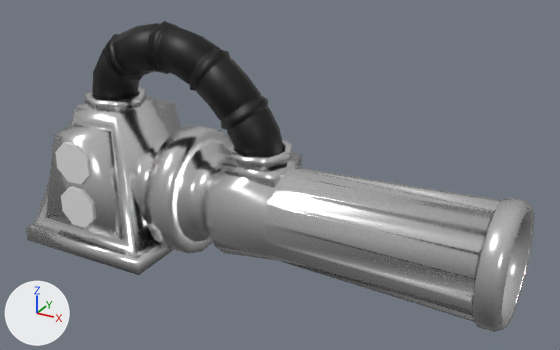
One commit to the Blender file godot/assets/Platers/Sucker/Sucker.blend: the scene before it, then after it.
Before and after are seen from a 50 mm camera at (4.96, -8.47, 4.97) aimed at (0.28, 0.04, 0.72). Every picture has the same lights, and +X, +Y and +Z are marked at lower left.

Script lines for the objects in view, before the commit:
```python
ob_cylinder = bpy.data.objects.new('Cylinder', me_cylinder_004)
ob_cylinder.location = (0.0, 0.0, -1.267)
ob_cylinder.scale = (0.333, 0.333, 0.377)
ob_cylinder_001 = bpy.data.objects.new('Cylinder.001', me_cylinder_001)
ob_cylinder_001.location = (0.0, 0.0, -1.329)
ob_cylinder_001.scale = (0.628, 0.628, 0.345)
ob_cylinder_002 = bpy.data.objects.new('Cylinder.002', me_cylinder_003)
ob_cylinder_002.location = (0.0, 0.0, 0.0)
ob_cylinder_003 = bpy.data.objects.new('Cylinder.003', me_cylinder_006)
ob_cylinder_003.location = (0.0, 0.0, 0.0)
ob_tube = bpy.data.objects.new('Tube', me_cylinder_002)
ob_tube.location = (0.0, 0.0, 0.0)
```
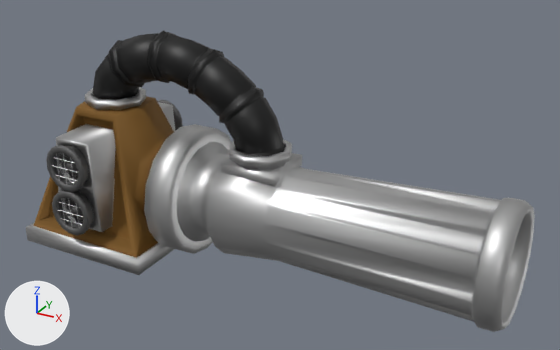
Commit message: Finished Sucker modifier

Edits to the bpy script that builds the scene:
```text
Change mat_machine_material:
    mat_machine_material.base_color: (0.8, 0.8, 0.8) -> (0.584, 0.584, 0.584)  # white #e7e7e7 -> light grey #c9c9c9
    mat_machine_material.roughness: 0.2 -> 0.5
Add mat_wood:
    mat_wood = principled_material('Wood')
    mat_wood.base_color = (0.202, 0.094, 0.011)  # brown #7c561b
    mat_wood.roughness = 0.8
Change me_cylinder_003:
    remove me_cylinder_003.from_pydata(...)  # 264 vertices, 250 faces; spans x -3.55..-0.92, y -1.08..1.08, z -0.76..1.33
    add me_cylinder_003.from_pydata(...)  # 336 vertices, 320 faces; spans x -3.55..-0.92, y -1.08..1.08, z -0.76..1.33
    me_cylinder_003 part 1: the loose piece of 144 vertices spanning x -1.78..-0.92, y -0.92..0.92, z -0.71..1.13 is rebuilt with 144 vertices and now spans x -1.78..-0.92, y -0.93..0.93, z -0.72..1.14
    me_cylinder_003 part 2
    67 vertices are removed from x -3.47..-1.74, y -1.0..1.0, z -0.54..1.33
    82 faces are deleted
    139 vertices are added at x -3.48..-1.6, y -1.01..1.01, z -0.54..1.33
    98 new faces join them, mat_wood (brown #7c561b)
    54 new faces join them, mat_machine_material (light grey #c9c9c9)
    me_cylinder_003 part 3: 24 faces spanning x -1.75..-1.47, y -1.0..1.0, z -0.54..0.88 switch from mat_machine_material (white #e7e7e7) to mat_wood (brown #7c561b)
Change me_cylinder_006:
    remove me_cylinder_006.from_pydata(...)  # 16 vertices, 10 faces; spans x -2.758..-2.17, y -1.047..-0.97, z 0.429..1.017
    add me_cylinder_006.from_pydata(...)  # 278 vertices, 289 faces; spans x -2.805..-2.123, y -1.19..-0.9, z 0.335..1.017
    me_cylinder_006 part 4: 16 vertices removed from x -2.758..-2.17, y -1.047..-0.97, z 0.429..1.017; 278 vertices added at x -2.805..-2.123, y -1.19..-0.9, z 0.335..1.017
    me_cylinder_006 part 5: the surface is now shaded smooth
    add me_cylinder_006.materials.append(mat_ventilator_grid)  # grey #757575
    add me_cylinder_006.materials.append(mat_machine_material)  # light grey #c9c9c9
Change cu_beziercurve:
    where _sp = cu_beziercurve.splines.new('BEZIER'); _sp.bezier_points.add(2)
    remove _sp.bezier_points.foreach_set('co', [0.595, -2.472, 0.0, 0.048, -2.27, 0.0, 1.0, 0.0, 0.0])
    remove _sp.bezier_points.foreach_set('handle_left', [1.614, -2.472, 0.0, 0.176, -2.447, 0.0, 0.75, 0.0, 0.0])
    remove _sp.bezier_points.foreach_set('handle_right', [0.516, -2.472, 0.0, -0.857, -1.017, 0.0, 1.474, 0.0, 0.0])
    add _sp.bezier_points.foreach_set('co', [0.595, -2.472, 0.0, -0.0753, -1.621, 0.0, 1.0, 0.0, 0.0])
    add _sp.bezier_points.foreach_set('handle_left', [1.614, -2.472, 0.0, -0.0384, -1.837, 0.0, 0.505, 0.0, 0.0])
    add _sp.bezier_points.foreach_set('handle_right', [0.0716, -2.472, 0.0, -0.206, -0.86, 0.0, 1.474, 0.0, 0.0])
Change ob_cylinder_002:
    add _m = ob_cylinder_002.modifiers.new('Boolean', 'BOOLEAN')
    add _m.object = ob_cylinder_003
    add _m.solver = 'FLOAT'
Change ob_cylinder:
    ob_cylinder.location: (0.0, 0.0, -1.267) -> (0.0, 0.0, -0.946)
    ob_cylinder.scale: (0.333, 0.333, 0.377) -> (0.333, 0.333, 0.339)
Change ob_cylinder_003:
    ob_cylinder_003.location: (0.0, 0.0, 0.0) -> (-0.023, 0.0, 0.009)
Add ob_plane:
    ob_plane = bpy.data.objects.new('Plane', me_plane_002)  # 187 vertices, 158 faces; spans x -11.34..-9.2, y -3.83..-1.82, z -4.61..-3.58; in mat_ventilator_grid (grey #757575); modifiers MIRROR, ARRAY
    ob_plane.location = (0.0, 0.0, 0.0)
    ob_plane.rotation_euler = (-1.571, 0.0, 0.0)  # degrees (-90, 0, 0)
    ob_plane.scale = (0.242, 0.242, 0.242)
```

Changed parts and their boxes (x1, y1, x2, y2) in the pictures (560 x 350 px):
'Cylinder.002', recoloured, surface changed, reshaped, modifiers changed (grey to brown)
    both: (26, 96, 232, 275)
'Cylinder', reshaped, moved, rescaled (17% shorter)
    before: (92, 21, 287, 171)
    after: (92, 31, 286, 156)
'Cylinder.003', recoloured, surface changed, reshaped, moved
    before: (55, 142, 96, 228)
    after: (46, 99, 183, 236)
'Cylinder.001', recoloured, surface changed
    both: (85, 87, 292, 171)
'Plane', added
    after: (62, 155, 83, 222)
part 1 of me_cylinder_003, rebuilt
    before: (144, 125, 232, 254)
    after: (144, 124, 232, 254)
part 2 of me_cylinder_003, built on
    before: (26, 96, 181, 261)
    after: (26, 96, 176, 261)
part 3 of me_cylinder_003, recoloured (grey to brown)
    both: (134, 139, 166, 257)
part 4 of me_cylinder_006, built on
    before: (55, 142, 96, 228)
    after: (46, 99, 183, 236)
